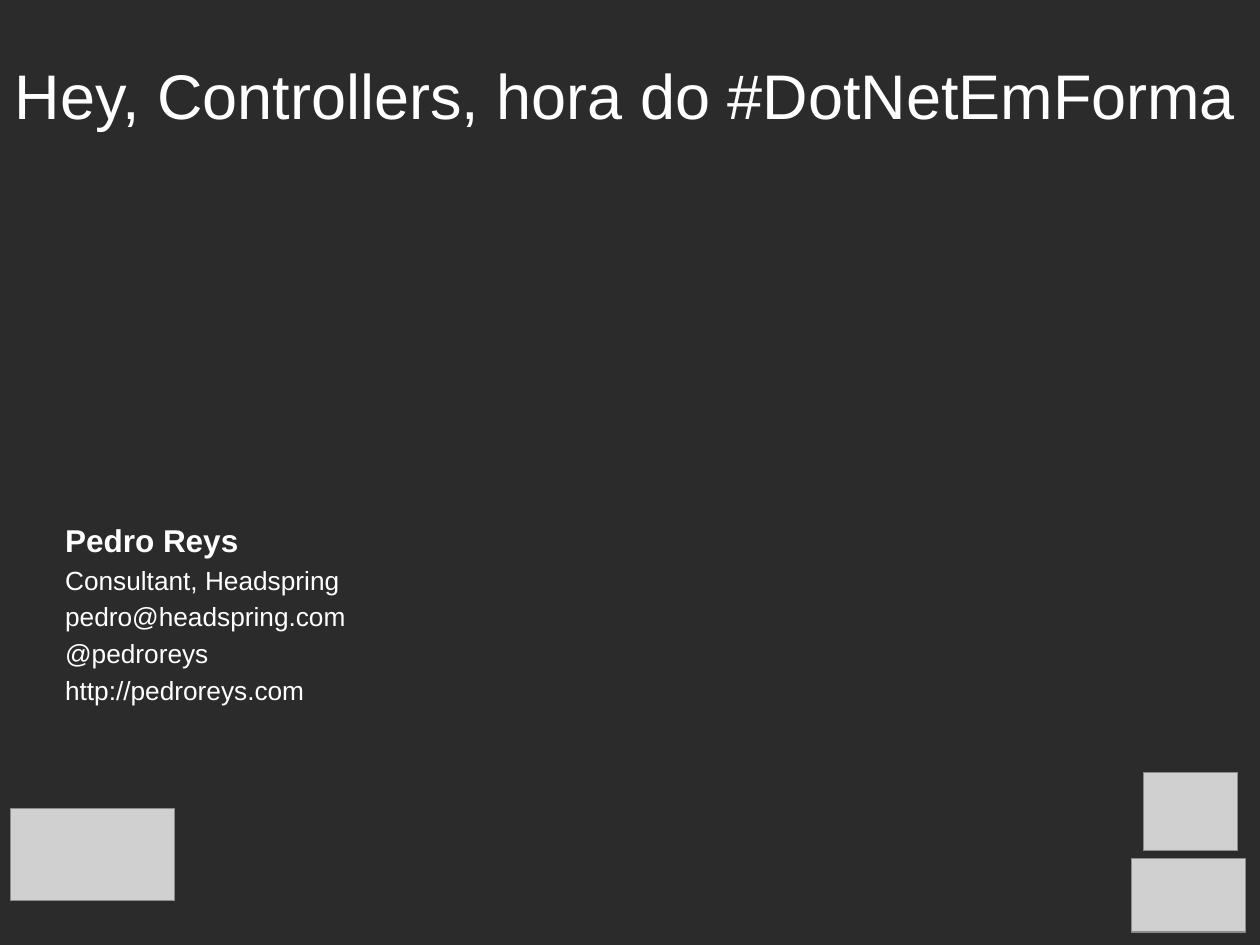
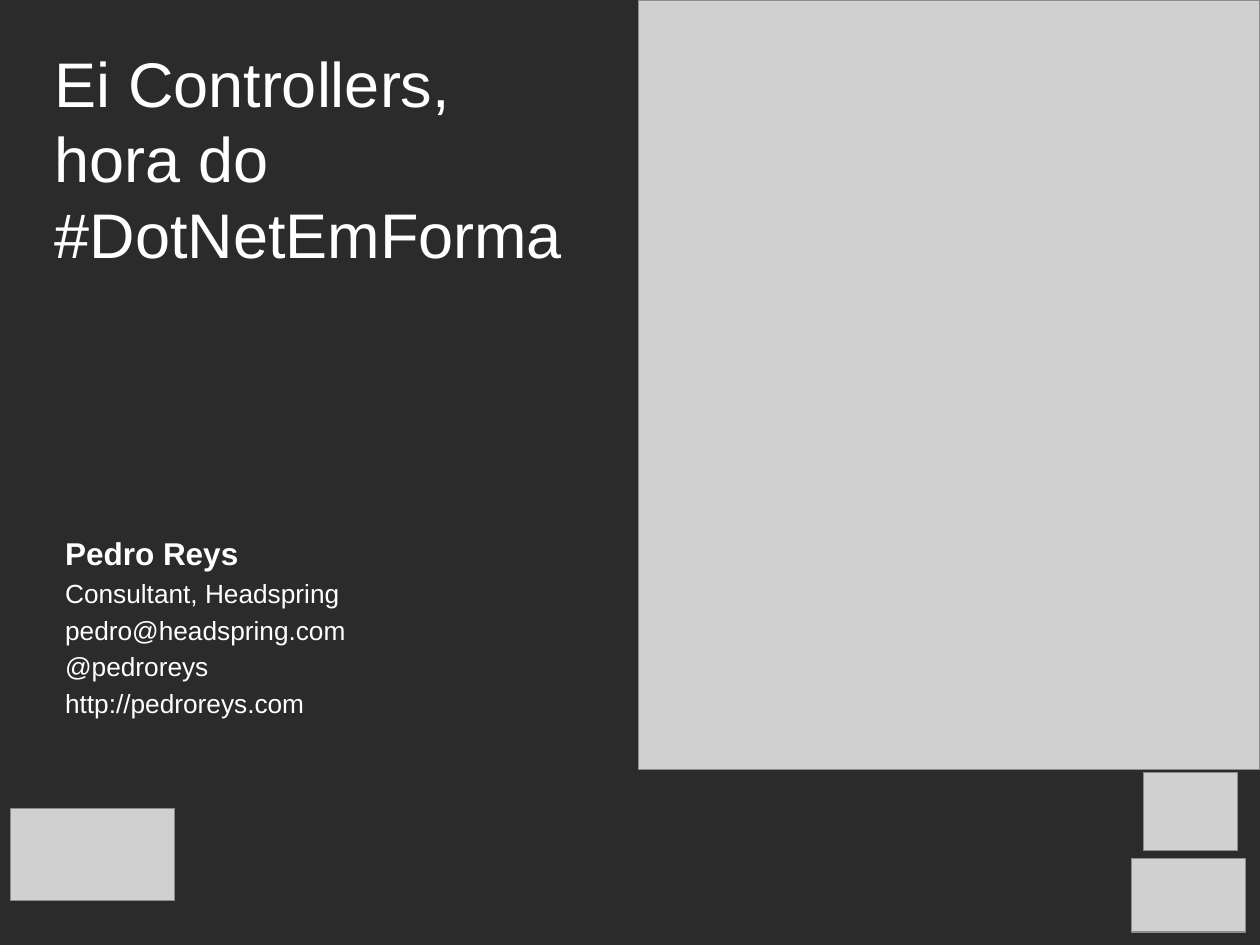
Before and after one commit to pedroreys/Presentations, a slide deck: slide 1 of MvcSummit/HeyControllersDotNetEmForma/ppt/Hey Controllers hora do dot net em forma.pptx. Drawn at 1260x945 pixels with LibreOffice and Linux fonts; fonts in the diff are those of the drawing; grey boxes stand for pictures; background and template pictures are left out; a plain dark background stands for a picture behind light text. Boxes give left, top, right and bottom in pixels: in the first picture for what was removed or moved away, otherwise in the second. Text is boxed around its words. In the diff, an @@ line names an element or a change of style, - is before the commit and + after.

Commit message:
create before and after controllers

```diff
--- a/MvcSummit/HeyControllersDotNetEmForma/ppt/Hey Controllers hora do dot net em forma.pptx
+++ b/MvcSummit/HeyControllersDotNetEmForma/ppt/Hey Controllers hora do dot net em forma.pptx
@@ picture added at (x1=639, y1=0, x2=1260, y2=770) @@
@@ title at (x1=55, y1=61, x2=562, y2=259): text changed @@
-Hey, Controllers, hora do #DotNetEmForma
+Ei Controllers,
+hora do
+#DotNetEmForma
@@ subtitle "Pedro Reys" moved from (x1=65, y1=529, x2=345, y2=706) to (x1=65, y1=542, x2=345, y2=719) @@
```
Also in this commit, not shown: 27 other files.
